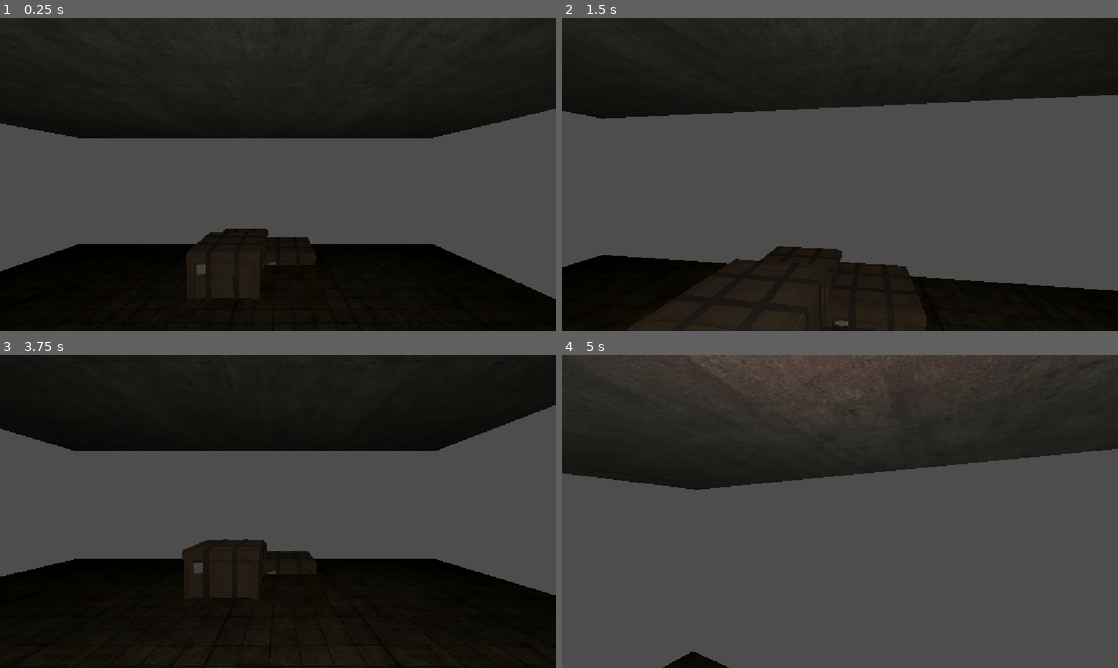
Above: before the commit, frames 1-4 (two rows, left to right).
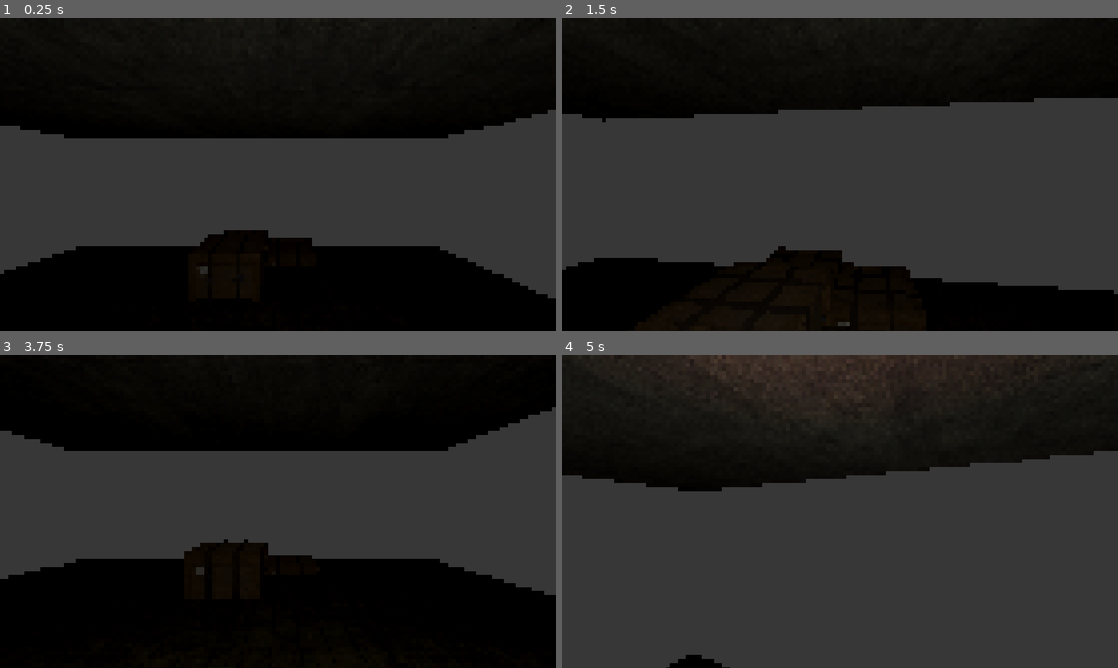
Above: after the commit, the same moments.

Repository: Aechileus/TimeLightGame
Game: Godot game, scene res://GameScenes/GameplayScenes/test_scene.tscn
The game is run twice, just before and just after one commit, with the same random seed, the same clock (stepped at 60 frames per second) and the same inputs. The project has no main scene, so this scene is started directly.
Inputs (mouse positions are in pixels of both pictures, inside the frame that each line leads up to):
- Up to frame 1 (0.25 s): no input
- Up to frame 2 (1.5 s): tap Enter (ui_accept) at 0.5, 0.77 s; move the mouse to (867, 174) at 0.52 s; hold Ctrl (crouch) 0.53-1.28 s; hold W (ui_up) from 0.53 s (still down); click (867, 174) at 0.67 s; move the mouse to (812, 174) at 1.27 s; tap Shift at 1.35 s
- Up to frame 3 (3.75 s): keep holding W (ui_up); tap Enter (ui_accept) at 1.52, 2.75, 3.02 s; move the mouse to (289, 505) at 2.02 s; hold Ctrl (crouch) 2.03-2.78 s; move the mouse to (272, 517) at 2.77 s; tap Shift at 2.85 s; click (272, 517) at 2.92 s; tap R (restart) at 3.5 s; move the mouse to (316, 514) at 3.52 s; hold Ctrl (crouch) from 3.53 s (still down)
- Up to frame 4 (5 s): keep holding W (ui_up); tap Enter (ui_accept) at 3.77, 4.52 s; move the mouse to (795, 508) at 4.27 s; release Ctrl (crouch) at 4.28 s; tap Shift at 4.35 s

The runs differ from the first frame. In frame 1, 1.7% of the frame differs, in the area x 0-100%, y 0-90%; in frame 2, 2.5%; in frame 3, 1.1%; in frame 4, 5.9%, in the area x 0-100%, y 0-100%.

Commit message:
Retro Overlay

Diff:
--- a/time-light-game/Assets/Player/player_controller.tscn
+++ b/time-light-game/Assets/Player/player_controller.tscn
@@ -10,10 +10,23 @@
 [ext_resource type="Script" uid="uid://hqjivw2o8ea7" path="res://Assets/Player/Components/footstep_component.gd" id="8_steps"]
 [ext_resource type="AudioStream" uid="uid://35v3lv5v14xp" path="res://Resources/SFX/Footsteps/grass.ogg" id="9_vyx1p"]
 [ext_resource type="AudioStream" uid="uid://by4jns16ahp4v" path="res://Resources/SFX/Footsteps/metal.ogg" id="10_rq5vb"]
+[ext_resource type="Shader" uid="uid://sk5p6y7d2g85" path="res://Resources/Shader/overlay.gdshader" id="11_rq5vb"]
 
 [sub_resource type="CapsuleShape3D" id="CapsuleShape3D_oss0h"]
 radius = 0.3
 height = 1.7
+
+[sub_resource type="ShaderMaterial" id="ShaderMaterial_vlwju"]
+render_priority = 0
+shader = ExtResource("11_rq5vb")
+shader_parameter/pixel_size = 2.0
+shader_parameter/levels = 67.0
+shader_parameter/gamma = Vector2(0.5, 2.575)
+
+[sub_resource type="QuadMesh" id="QuadMesh_l00eo"]
+material = SubResource("ShaderMaterial_vlwju")
+flip_faces = true
+size = Vector2(2, 2)
 
 [node name="PlayerController" type="Node3D" unique_id=440292127]
 script = ExtResource("1_player")
@@ -55,6 +68,10 @@
 [node name="PlayerCamera" type="Camera3D" parent="PlayerCharacterBody3D" unique_id=1213490484]
 transform = Transform3D(1, 0, 0, 0, 1, 0, 0, 0, 1, 0, 1.5543787, 0)
 
+[node name="MeshInstance3D" type="MeshInstance3D" parent="PlayerCharacterBody3D/PlayerCamera" unique_id=2041865859]
+extra_cull_margin = 16384.0
+mesh = SubResource("QuadMesh_l00eo")
+
 [node name="StairStepRay" type="RayCast3D" parent="PlayerCharacterBody3D" unique_id=728562801]
 transform = Transform3D(1, 0, 0, 0, 1, 0, 0, 0, 1, 0, 0.92217994, -0.22719502)
 target_position = Vector3(0, -0.982, -0.707)
--- /dev/null
+++ b/time-light-game/Resources/Shader/overlay.gdshader
@@ -0,0 +1,36 @@
+shader_type spatial;
+render_mode unshaded, fog_disabled;
+
+uniform sampler2D screen_texture : hint_screen_texture;
+uniform float pixel_size : hint_range(0.0, 20.0, 1.0);
+uniform float levels : hint_range(0.0, 100.0, 1.0);
+uniform vec2 gamma;
+
+void vertex() {
+	POSITION = vec4(VERTEX.xy, 1.0, 1.0);
+}
+
+void fragment() {
+	vec2 tex_size = vec2(textureSize(screen_texture, 0));
+	vec2 pixel_count = tex_size / (pixel_size * 2.);
+	vec2 pixelated_uv = floor(SCREEN_UV * pixel_count) / pixel_count;
+	vec4 color = texture(screen_texture, pixelated_uv);
+
+	color.rgb = pow(color.rgb, vec3(gamma.x));
+
+	float grayscale = max(color.r, max(color.g, color.b));
+	float lower = floor(grayscale * levels) / levels;
+	float higher = ceil(grayscale * levels) / levels;
+
+	float lower_diff = abs(lower - grayscale);
+	float higher_diff = abs(higher - grayscale);
+
+	float level = lower_diff < higher_diff ? lower : higher;
+	float adjustment = level / grayscale;
+
+	color.rgb *= adjustment;
+	color.rgb = pow(color.rgb, vec3(gamma.y));
+
+	ALBEDO = color.rgb;
+	ALPHA = color.a;
+}
Not shown, added: time-light-game/Resources/Shader/overlay.gdshader.uid
